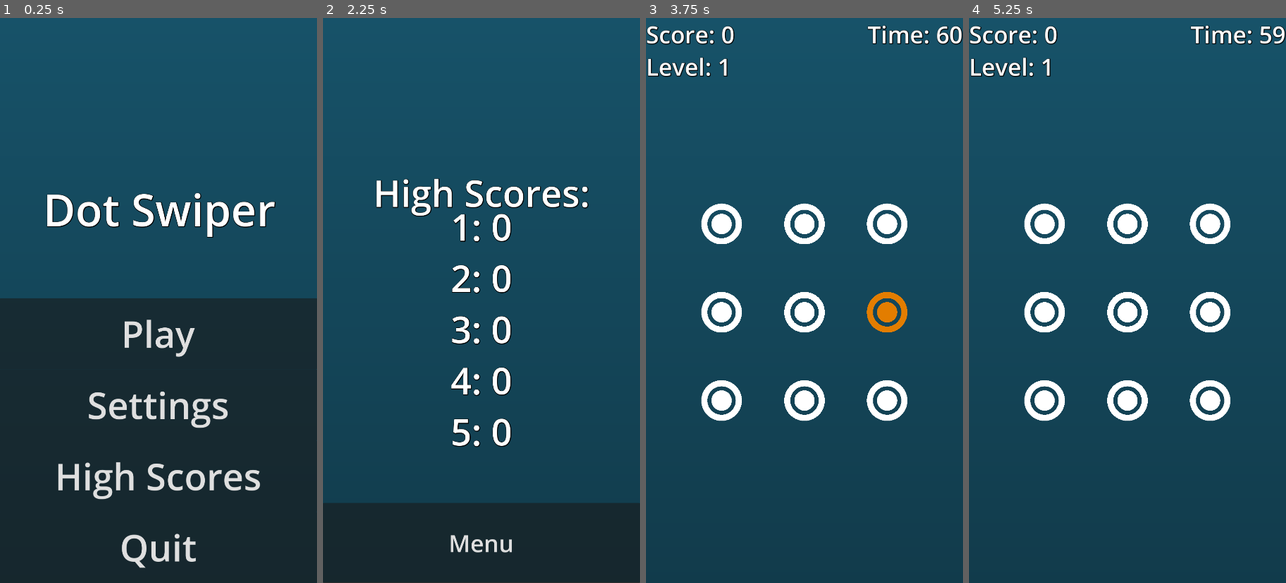
Above: before the commit, frames 1-4 (left to right).
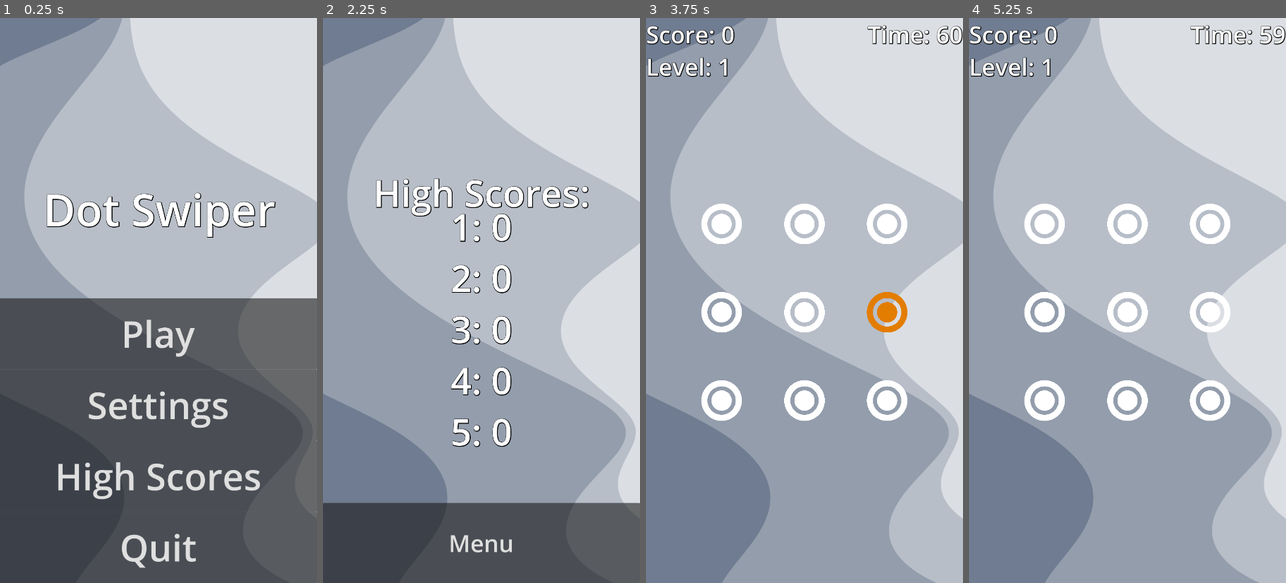
Above: after the commit, the same moments.

Repository: tJamesD/dot-line-matcher
Game: Godot game, scene res://Scenes/menu.tscn
The game is run twice, just before and just after one commit, with the same random seed, the same clock (stepped at 60 frames per second) and the same inputs.
Inputs (mouse positions are in pixels of both pictures, inside the frame that each line leads up to):
- Up to frame 1 (0.25 s): no input
- Up to frame 2 (2.25 s): click "Settings" at 0.5 s; click "Menu" at 1.25 s; click "High Scores" at 2 s
- Up to frame 3 (3.75 s): click "Menu" at 2.75 s; click "Play" at 3.5 s
- Up to frame 4 (5.25 s): tap Enter at 4.25 s; move the mouse to (1045, 221) at 4.27 s; tap Space at 5 s; move the mouse to (1127, 221) at 5.02 s

The runs differ from the first frame. In frame 1, 96% of the frame differs, in the area x 0-100%, y 0-100%; in frame 2, 97%; in frame 3, 94%; in frame 4, 94%.

Commit message:
colors alternating with level

Diff:
--- a/Scenes/game_over.tscn
+++ b/Scenes/game_over.tscn
@@ -1,6 +1,7 @@
-[gd_scene load_steps=8 format=3 uid="uid://c7whuc1ktrb00"]
+[gd_scene load_steps=9 format=3 uid="uid://c7whuc1ktrb00"]
 
 [ext_resource type="Script" uid="uid://cwe6oqmevvt5c" path="res://Scripts/game_over.gd" id="1_ojehl"]
+[ext_resource type="Texture2D" uid="uid://ccpwo4pgaumwi" path="res://Assets/white.png" id="2_8fo1c"]
 
 [sub_resource type="Gradient" id="Gradient_ojehl"]
 colors = PackedColorArray(0.0915493, 0.324222, 0.413157, 1, 0.0486, 0.14277, 0.18, 1)
@@ -55,6 +56,15 @@
 expand_mode = 4
 stretch_mode = 6
 metadata/_edit_use_anchors_ = true
+
+[node name="TextureRect" type="TextureRect" parent="CanvasLayer"]
+anchors_preset = 15
+anchor_right = 1.0
+anchor_bottom = 1.0
+grow_horizontal = 2
+grow_vertical = 2
+texture = ExtResource("2_8fo1c")
+expand_mode = 4
 
 [node name="GameOver" type="Label" parent="CanvasLayer"]
 anchors_preset = 5
--- a/Scenes/high_scores.tscn
+++ b/Scenes/high_scores.tscn
@@ -1,6 +1,7 @@
-[gd_scene load_steps=6 format=3 uid="uid://cxta80quqcr56"]
+[gd_scene load_steps=7 format=3 uid="uid://cxta80quqcr56"]
 
 [ext_resource type="Script" uid="uid://dkmuwjix1o41d" path="res://Scripts/high_scores.gd" id="1_3bph7"]
+[ext_resource type="Texture2D" uid="uid://ccpwo4pgaumwi" path="res://Assets/white.png" id="2_2s6yp"]
 
 [sub_resource type="Gradient" id="Gradient_3bph7"]
 colors = PackedColorArray(0.0915493, 0.324222, 0.413157, 1, 0.0486, 0.14277, 0.18, 1)
@@ -45,6 +46,15 @@
 expand_mode = 4
 stretch_mode = 6
 metadata/_edit_use_anchors_ = true
+
+[node name="TextureRect" type="TextureRect" parent="CanvasLayer"]
+anchors_preset = 15
+anchor_right = 1.0
+anchor_bottom = 1.0
+grow_horizontal = 2
+grow_vertical = 2
+texture = ExtResource("2_2s6yp")
+expand_mode = 4
 
 [node name="HighScores" type="Label" parent="CanvasLayer"]
 anchors_preset = 8
--- a/Scenes/main.tscn
+++ b/Scenes/main.tscn
@@ -1,8 +1,9 @@
-[gd_scene load_steps=9 format=3 uid="uid://btt8t0iqov2lk"]
+[gd_scene load_steps=10 format=3 uid="uid://btt8t0iqov2lk"]
 
 [ext_resource type="Script" uid="uid://dsb0gcdpokhbx" path="res://Scripts/dots_manager.gd" id="1_bo1nx"]
 [ext_resource type="PackedScene" uid="uid://ct0creunkhh4g" path="res://Scenes/dot.tscn" id="1_jjgbg"]
 [ext_resource type="Script" uid="uid://bl2ua0htfp4e" path="res://Scenes/ui.gd" id="1_jjvhh"]
+[ext_resource type="Texture2D" uid="uid://ccpwo4pgaumwi" path="res://Assets/white.png" id="2_jjvhh"]
 
 [sub_resource type="LabelSettings" id="LabelSettings_kry3j"]
 font_size = 80
@@ -79,7 +80,18 @@
 size_flags_vertical = 3
 mouse_filter = 2
 
+[node name="BackTexture" type="TextureRect" parent="Background"]
+layout_mode = 1
+anchors_preset = 15
+anchor_right = 1.0
+anchor_bottom = 1.0
+grow_horizontal = 2
+grow_vertical = 2
+texture = ExtResource("2_jjvhh")
+expand_mode = 4
+
 [node name="BackgroundGradient" type="TextureRect" parent="Background"]
+visible = false
 layout_mode = 1
 anchors_preset = 15
 anchor_right = 1.0
@@ -92,7 +104,7 @@
 
 [node name="DotManager" type="Node2D" parent="."]
 script = ExtResource("1_bo1nx")
-time_increase_amount = 5
+time_increase_amount = 10
 animation_timer = 0.75
 
 [node name="Dot0" parent="DotManager" instance=ExtResource("1_jjgbg")]
--- a/Scenes/menu.tscn
+++ b/Scenes/menu.tscn
@@ -1,6 +1,7 @@
-[gd_scene load_steps=5 format=3 uid="uid://duw2nc0y1k4mg"]
+[gd_scene load_steps=6 format=3 uid="uid://duw2nc0y1k4mg"]
 
 [ext_resource type="Script" uid="uid://djcvuq7g1n820" path="res://Scripts/menu.gd" id="1_1rerr"]
+[ext_resource type="Texture2D" uid="uid://ccpwo4pgaumwi" path="res://Assets/white.png" id="2_xhh6f"]
 
 [sub_resource type="Gradient" id="Gradient_jjvhh"]
 colors = PackedColorArray(0.0915493, 0.324222, 0.413157, 1, 0.0486, 0.14277, 0.18, 1)
@@ -34,6 +35,16 @@
 grow_vertical = 2
 mouse_filter = 2
 texture = SubResource("GradientTexture2D_u4yt8")
+expand_mode = 4
+
+[node name="TextureRect" type="TextureRect" parent="."]
+layout_mode = 1
+anchors_preset = 15
+anchor_right = 1.0
+anchor_bottom = 1.0
+grow_horizontal = 2
+grow_vertical = 2
+texture = ExtResource("2_xhh6f")
 expand_mode = 4
 
 [node name="Play" type="Button" parent="."]
--- a/Scenes/settings.tscn
+++ b/Scenes/settings.tscn
@@ -1,6 +1,7 @@
-[gd_scene load_steps=4 format=3 uid="uid://c2uwbsv280fi7"]
+[gd_scene load_steps=5 format=3 uid="uid://c2uwbsv280fi7"]
 
 [ext_resource type="Script" uid="uid://cjnabilv5ro84" path="res://Scenes/settings.gd" id="1_4geyq"]
+[ext_resource type="Texture2D" uid="uid://ccpwo4pgaumwi" path="res://Assets/white.png" id="2_i44u3"]
 
 [sub_resource type="Gradient" id="Gradient_7u77a"]
 colors = PackedColorArray(0.0915493, 0.324222, 0.413157, 1, 0.0486, 0.14277, 0.18, 1)
@@ -36,6 +37,15 @@
 stretch_mode = 6
 metadata/_edit_use_anchors_ = true
 
+[node name="TextureRect" type="TextureRect" parent="CanvasLayer"]
+anchors_preset = 15
+anchor_right = 1.0
+anchor_bottom = 1.0
+grow_horizontal = 2
+grow_vertical = 2
+texture = ExtResource("2_i44u3")
+expand_mode = 4
+
 [node name="Menu" type="Button" parent="CanvasLayer"]
 anchors_preset = -1
 anchor_top = 1.0
--- a/Scenes/ui.gd
+++ b/Scenes/ui.gd
@@ -4,11 +4,14 @@
 @onready var dot_manager = $"../DotManager" # Dot manager name is awful.
 @onready var level_label = $Level
 @onready var timer_label = $Timer
+@onready var background = $"../Background/BackTexture"
 
 func _ready():
 	dot_manager.connect("score_increased", Callable(self,"_update_score_label"))
 	dot_manager.connect("level_increased", Callable(self,"_update_level_label"))
+	dot_manager.connect("level_increased", Callable(self,"_update_background_color"))
 	dot_manager.connect("timer_update", Callable(self,"_update_timer_label"))
+	#background.modulate = Color.from_hsv(160.0/360.0,70/100.0,40/100.0,1)
 func _update_score_label(amt : int):
 	#print("SIGNAL REIECVED")
 	score_label.text = "Score: " + str(amt)
@@ -19,3 +22,22 @@
 
 func _update_timer_label(amt :int):
 	timer_label.text = "Time: " + str(amt)
+
+func _update_background_color(amt : int):
+	print("CALLED UPDATE BACKGROUND COLOR: " + str(amt))
+	match amt:
+		2:
+			background.modulate = Color.from_hsv(160.0/360.0,70/100.0,40/100.0,1)
+			#background.modulate = Color.from_hsv(200.0/360.0,70/100.0,40/100.0,1)
+		3:
+			background.modulate = Color.from_hsv(200/360.0,70/100.0,40/100.0,1)
+		4:
+			background.modulate = Color.from_hsv(220/360.0,70/100.0,40/100.0,1)
+		5:
+			background.modulate = Color.from_hsv(280/360.0,70/100.0,40/100.0,1)
+		6:
+			background.modulate = Color.from_hsv(320.0/360.0,70/100.0,40/100.0,1)
+		7:
+			background.modulate = Color.from_hsv(360.0/360.0,70/100.0,40/100.0,1)
+		8:
+			background.modulate = Color.from_hsv(240.0/360.0,0/100.0,20/100.0,1)
--- a/Scripts/dots_manager.gd
+++ b/Scripts/dots_manager.gd
@@ -35,6 +35,7 @@
 @export var gen_length : int = 2
 var curr_length : int = 0
 
+var level = 1;
 
 func _ready():
 	dot_array = [dot0, dot1, dot2, dot3, dot4, dot5, dot6, dot7, dot8]
@@ -96,27 +97,41 @@
 
 func _increase_gen_count():
 	match score:
-		5:
-			gen_length +=1
-			level_increased.emit(gen_length)
+		#5:
+		2:
+			gen_length +=1
+			level +=1
+			level_increased.emit(level)
+		4:
+		#10:
+			gen_length +=1
+			level +=1
+			level_increased.emit(level)
+		6:
+		#15:
+			gen_length +=1
+			level +=1
+			level_increased.emit(level)
+		8:
+		#25:
+			gen_length +=1
+			level +=1
+			level_increased.emit(level)
 		10:
-			gen_length +=1
-			level_increased.emit(gen_length)
-		15:
-			gen_length +=1
-			level_increased.emit(gen_length)
-		25:
-			gen_length +=1
-			level_increased.emit(gen_length)
-		35:
-			gen_length +=1
-			level_increased.emit(gen_length)
-		45:
-			gen_length +=1
-			level_increased.emit(gen_length)
-		55:
-			gen_length +=1
-			level_increased.emit(gen_length)
+		#35:
+			gen_length +=1
+			level +=1
+			level_increased.emit(level)
+		12:
+		#45:
+			gen_length +=1
+			level +=1
+			level_increased.emit(level)
+		14:
+		#55:
+			gen_length +=1
+			level +=1
+			level_increased.emit(level)
 
 func _move_active_dot():
 	if active_dot != null :
